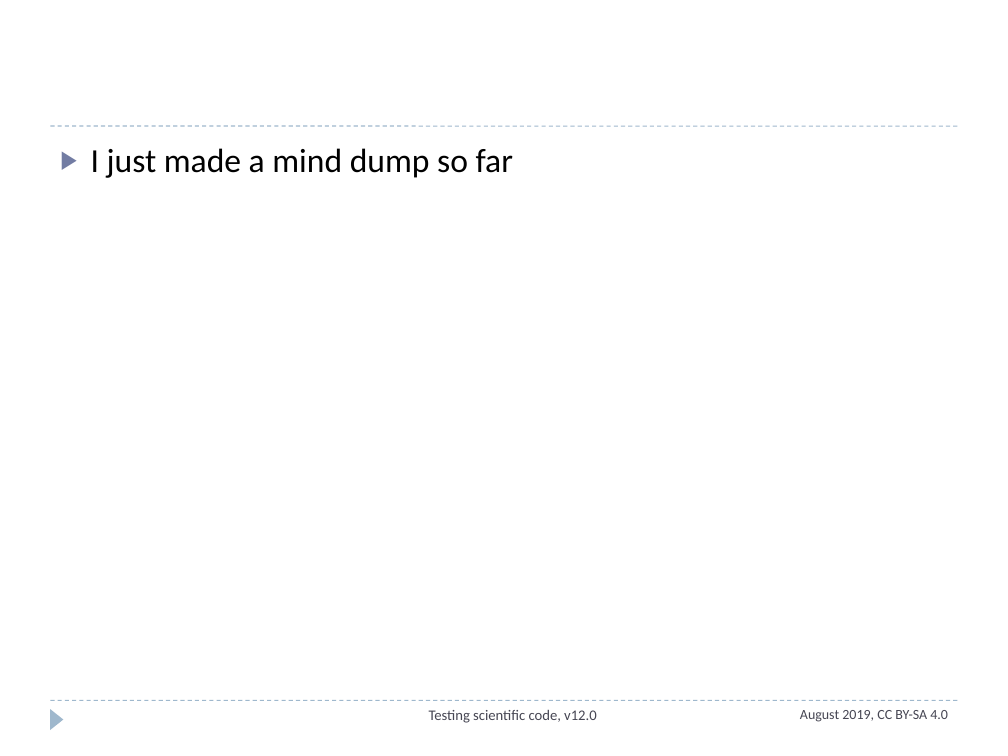
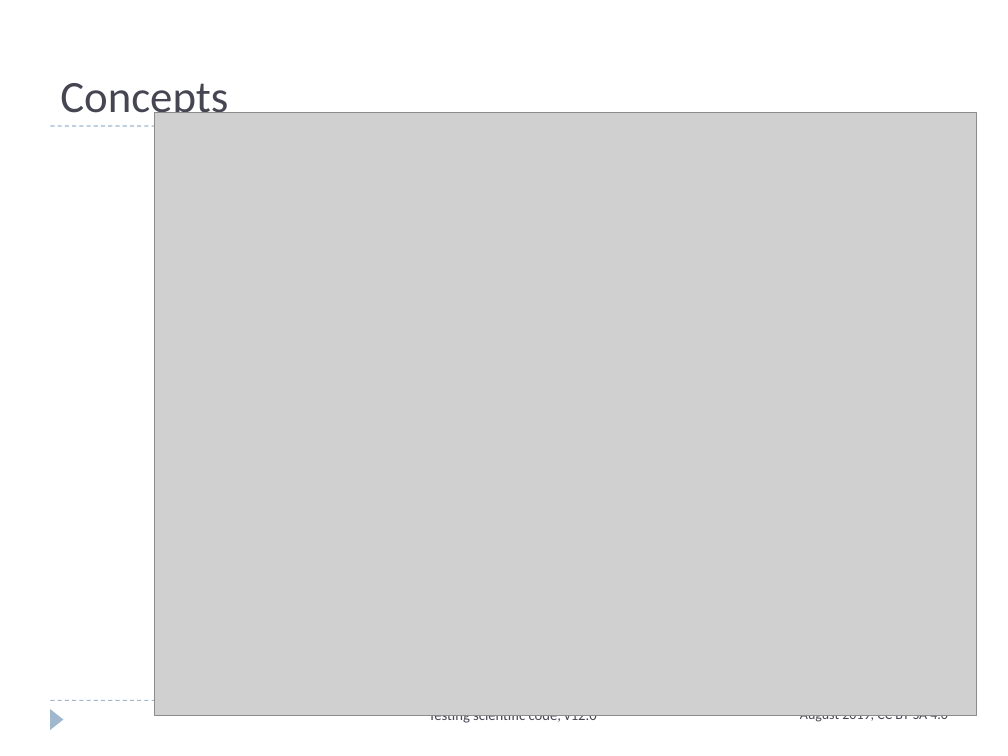
Before and after one commit to ASPP/testing_debugging_profiling, a slide deck: slide 4 of continuous_integration.pptx (slide 2 before the commit). Drawn at 1008x756 pixels with LibreOffice and Linux fonts; fonts in the diff are those of the drawing; grey boxes stand for pictures. Boxes give left, top, right and bottom in pixels: in the first picture for what was removed or moved away, otherwise in the second. Text is boxed around its words. In the diff, an @@ line names an element or a change of style, - is before the commit and + after.

```diff
--- a/continuous_integration.pptx
+++ b/continuous_integration.pptx
@@ title added at [60,83,228,123], 32 pt, text #464653 @@
+Concepts
@@ picture added at [155,113,977,716] @@
@@ text removed at [91,148,513,178] @@
-▶ I just made a mind dump so far
```
Also in this commit, not shown: 5 other slides changed, 2 slides added, 1 slide removed, 8 other files.
